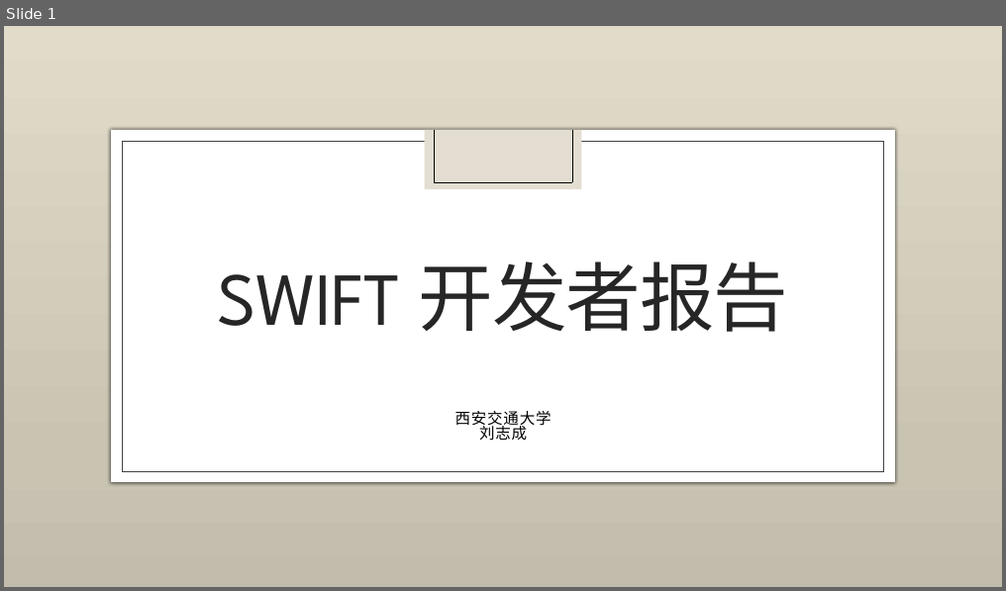
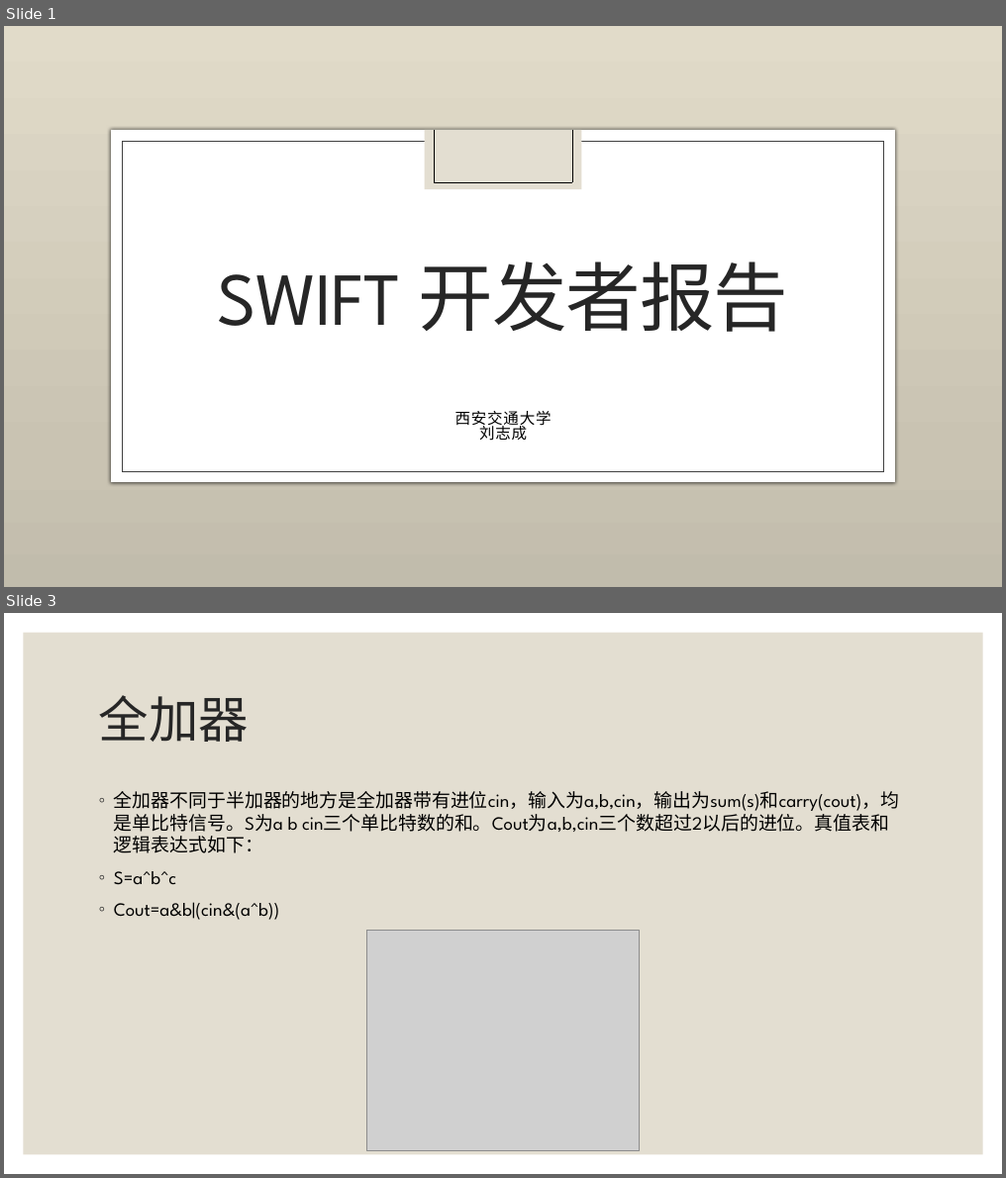
Before and after one commit to zchliu/SWIFT_SIM, a slide deck: doc/自研处理器的实践：SWIFT 开发经验分享.pptx. Shown one above the other, each under a label of ours: slide 1 before the commit, slides 1 and 3 after it; the slides between them are not shown. The pictures are 1006x591 and 1006x1178 pixels, drawn with LibreOffice and Linux fonts; fonts in the diff are those of the drawing; grey boxes stand for pictures; background and template pictures are left out. Boxes give left, top, right and bottom in pixels: in the first picture for what was removed or moved away, otherwise in the second. Text is boxed around its words. In the diff, an @@ line names an element or a change of style, - is before the commit and + after.

```diff
--- a/doc/自研处理器的实践：SWIFT 开发经验分享.pptx
+++ b/doc/自研处理器的实践：SWIFT 开发经验分享.pptx
@@ slide 3 added at (x1=4, y1=613, x2=1002, y2=1174), background #FFFFFF @@
@@ rectangle added at (x1=24, y1=633, x2=983, y2=1155), fill #E3DED1 @@
@@ title added at (x1=99, y1=695, x2=249, y2=742), 48 pt, text #262626 @@
+全加器
@@ text added at (x1=114, y1=791, x2=899, y2=920), 18 pt, text #000000 @@
+◦ 全加器不同于半加器的地方是全加器带有进位cin，输入为a,b,cin，输出为sum(s)和carry(cout)，均是单比特信号。S为a b cin三个单比特数的和。Cout为a,b,cin三个数超过2以后的进位。真值表和逻辑表达式如下：
+◦ S=a^b^c
+◦ Cout=a&b|(cin&(a^b))
@@ picture added at (x1=367, y1=931, x2=640, y2=1152) @@
```
Also in this commit, not shown: 6 other slides added, 1 slide removed, 4 other files.
